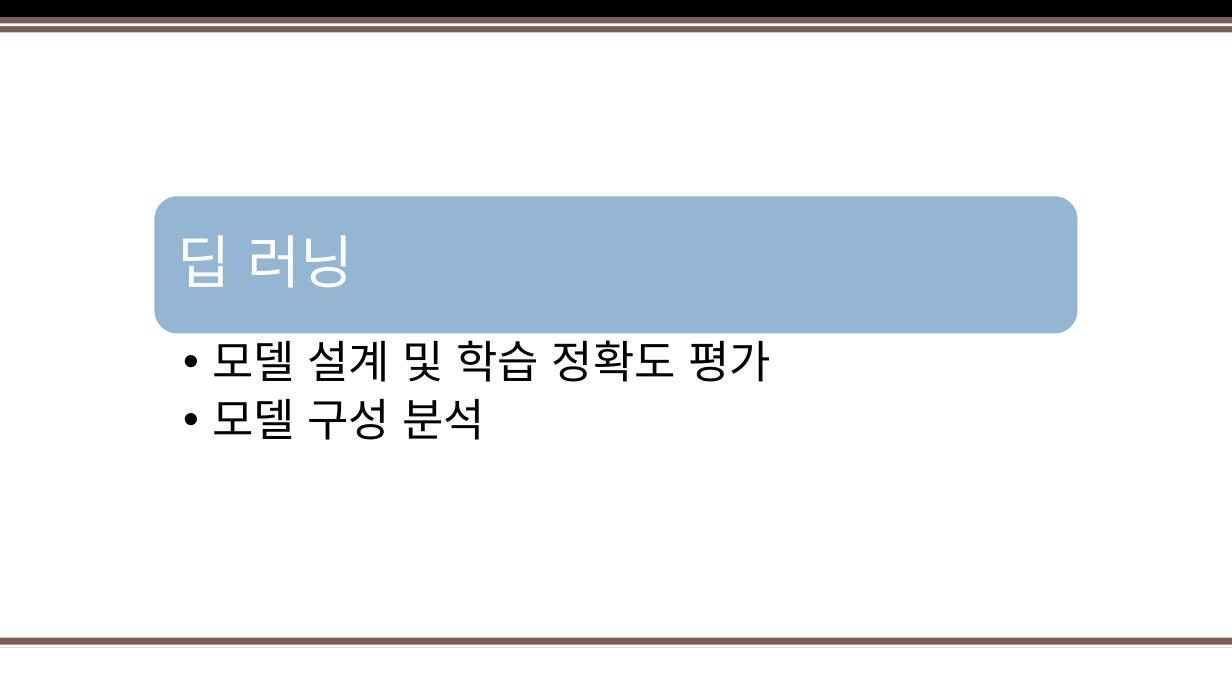
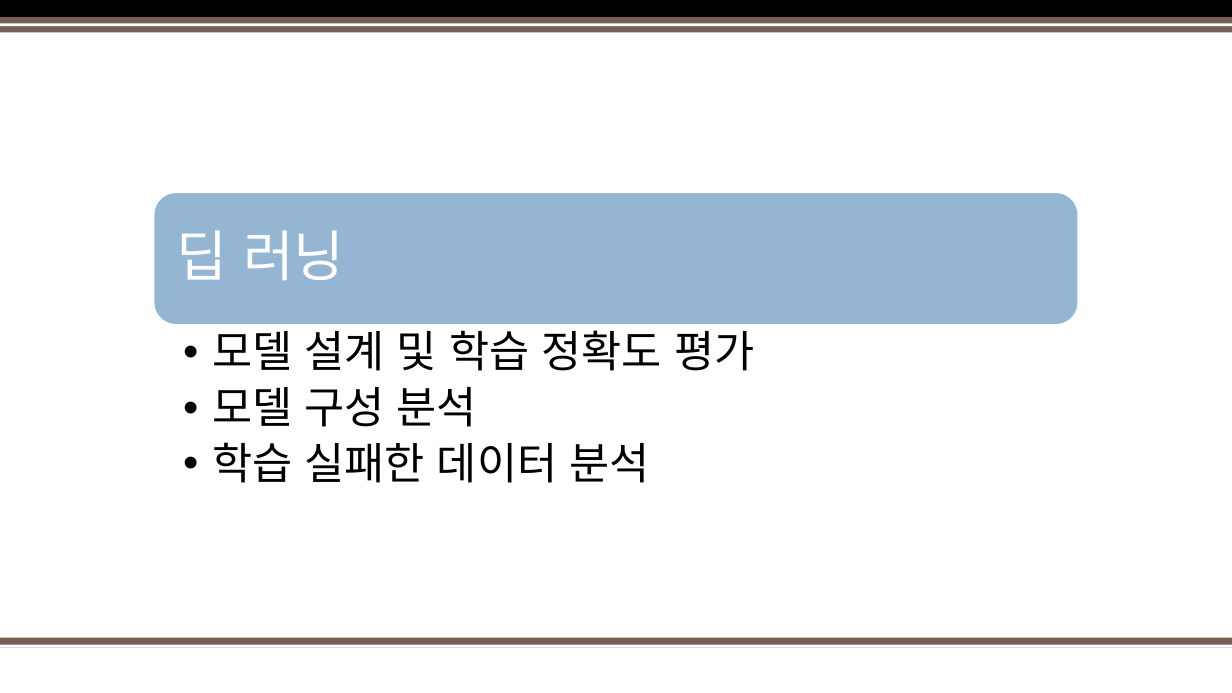
Before and after one commit to Jeong-Seongwon/portfolio, a slide deck: slide 10 of mnist/Portfolio.pptx. Drawn at 1232x693 pixels with LibreOffice and Linux fonts; fonts in the diff are those of the drawing; background and template pictures are left out. Boxes give left, top, right and bottom in pixels: in the first picture for what was removed or moved away, otherwise in the second. Text is boxed around its words. In the diff, an @@ line names an element or a change of style, - is before the commit and + after.

```diff
--- a/mnist/Portfolio.pptx
+++ b/mnist/Portfolio.pptx
@@ rounded rectangle: place and size @@
-rounded rectangle at [153,196,1078,335]
+rounded rectangle at [153,192,1078,324]
@@ text "딥 러닝" at [177,230,345,280]: size 45 to 43 pt @@
@@ text "모델 설계 및 학습 정확도 ...": place and size @@
-text "모델 설계 및 학습 정확도 ..." at [212,332,772,440]
+text "모델 설계 및 학습 정확도 ..." at [212,323,754,483]
@@ text at [212,323,754,427]: size 35 to 34 pt in "모델 설계 및 학습 정확도 평가", "모델 구성 분석" @@
@@ text at [212,442,649,483]: paragraph added @@
+  •• 학습 실패한 데이터 분석
```
Also in this commit, not shown: 1 slide added, 1 other file.
